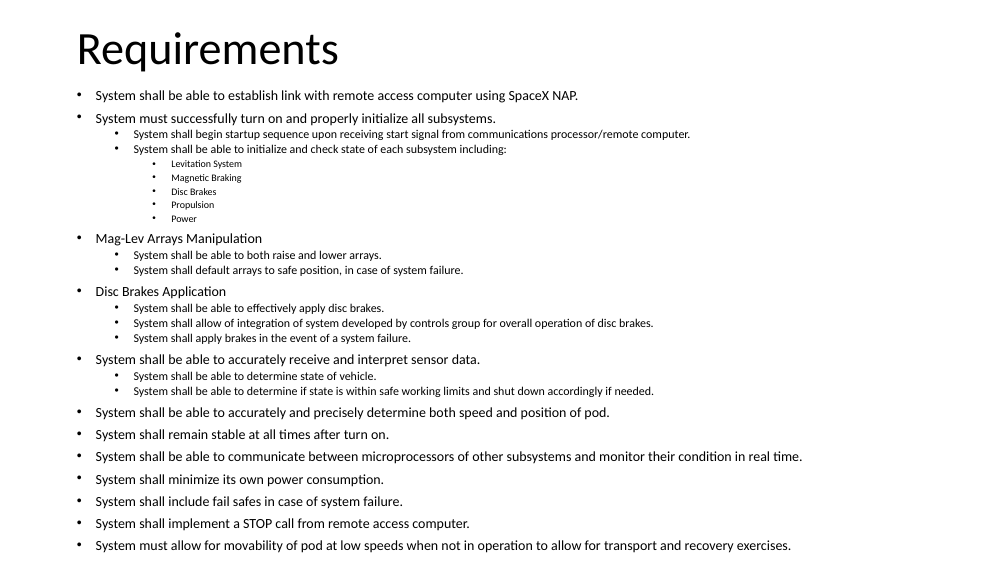
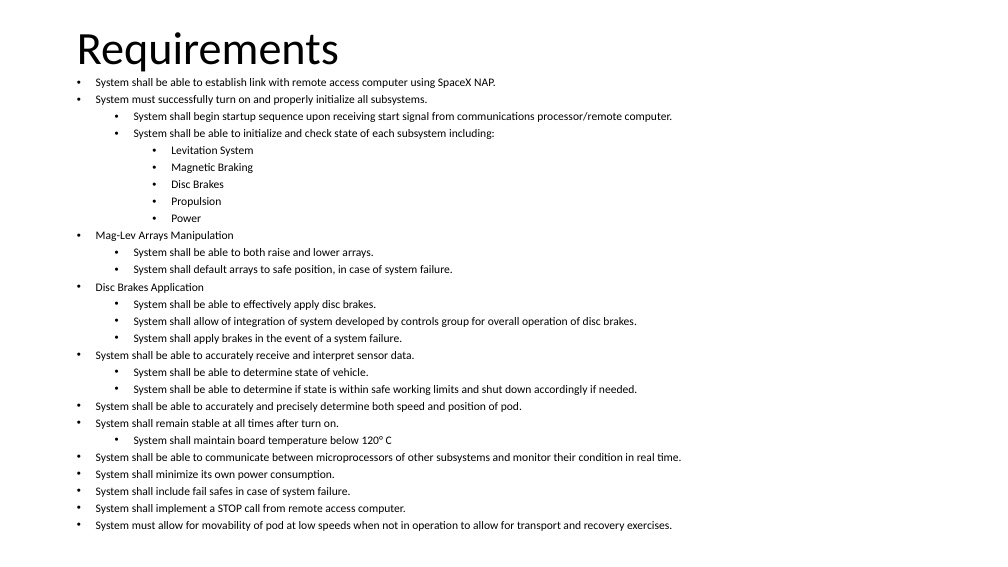
Before and after one commit to travisdnorman/TU-Senior-Design-HyperLoop-Computing, a slide deck: slide 2 of Design Review 1.pptx. Drawn at 1008x567 pixels with LibreOffice and Linux fonts; fonts in the diff are those of the drawing. Boxes give left, top, right and bottom in pixels: in the first picture for what was removed or moved away, otherwise in the second. Text is boxed around its words. In the diff, an @@ line names an element or a change of style, - is before the commit and + after.

Commit message:
Added a revised hardware conceptual design, edited the powerpoints and requirements to include info about heat dissipation and budget

```diff
--- a/Design Review 1.pptx
+++ b/Design Review 1.pptx
@@ text "System shall be able to ...": place and size @@
-text "System shall be able to ..." at bbox=[96, 90, 802, 553]
+text "System shall be able to ..." at bbox=[96, 78, 681, 531]
@@ text at bbox=[96, 78, 681, 531]: size 13.3 to 11 pt in "System shall be able to establish link ...", "System must successfully turn on and properly ...", "Mag-Lev Arrays Manipulation", "Disc Brakes Application" and 8 more places; size 11.4 to 11 pt in "System shall begin startup sequence upon receiving ...", "System shall be able to initialize and ...", "System shall be able to both raise ...", "System shall default arrays to safe position, ..." and 5 more places; size 9.5 to 11 pt in "Levitation System", "Magnetic Braking", "Disc Brakes", "Propulsion" and 1 more places; line spacing 0.7 to 1; less space between paragraphs @@
@@ text at bbox=[134, 436, 392, 446]: paragraph added @@
+  • System shall maintain board temperature below 120° C
```
Also in this commit, not shown: 2 other slides changed, 2 slides added, 2 other files.
